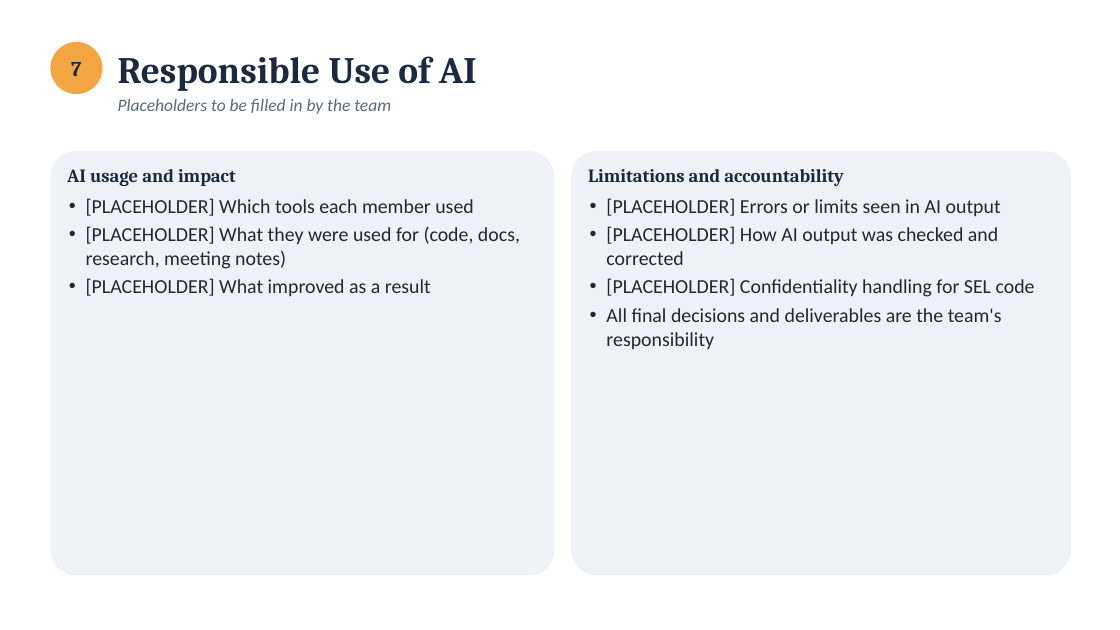
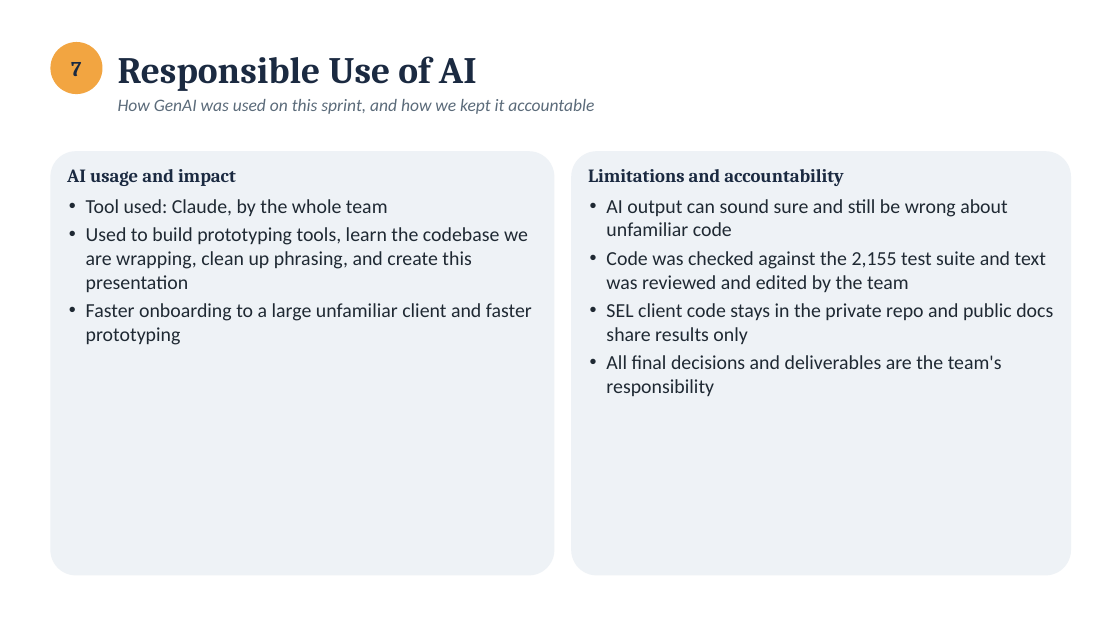
Before and after one commit to calebh13/sel-blueframe-sdk, a slide deck: slide 12 of Sprints/Sprint_4/Sprint 4 Presentation.pptx (slide 10 before the commit). Drawn at 1120x630 pixels with LibreOffice and Linux fonts; fonts in the diff are those of the drawing. Boxes give left, top, right and bottom in pixels: in the first picture for what was removed or moved away, otherwise in the second. Text is boxed around its words. In the diff, an @@ line names an element or a change of style, - is before the commit and + after.

```diff
--- a/Sprints/Sprint_4/Sprint 4 Presentation.pptx
+++ b/Sprints/Sprint_4/Sprint 4 Presentation.pptx
@@ text at (118, 99, 594, 114): text changed @@
-Placeholders to be filled in by the team
+How GenAI was used on this sprint, and how we kept it accountable
@@ text at (86, 199, 532, 345): text changed @@
-• [PLACEHOLDER] Which tools each member used
-• [PLACEHOLDER] What they were used for (code, docs, research, meeting notes)
-• [PLACEHOLDER] What improved as a result
+• Tool used: Claude, by the whole team
+• Used to build prototyping tools, learn the codebase we are wrapping, clean up phrasing, and create this presentation
+• Faster onboarding to a large unfamiliar client and faster prototyping
@@ text at (606, 199, 1053, 344): text changed @@
-• [PLACEHOLDER] Errors or limits seen in AI output
-• [PLACEHOLDER] How AI output was checked and corrected
-• [PLACEHOLDER] Confidentiality handling for SEL code
+• AI output can sound sure and still be wrong about unfamiliar code
+• Code was checked against the 2,155 test suite and text was reviewed and edited by the team
+• SEL client code stays in the private repo and public docs share results only
```
Also in this commit, not shown: 2 other slides changed, 2 slides added, 1 other file.
